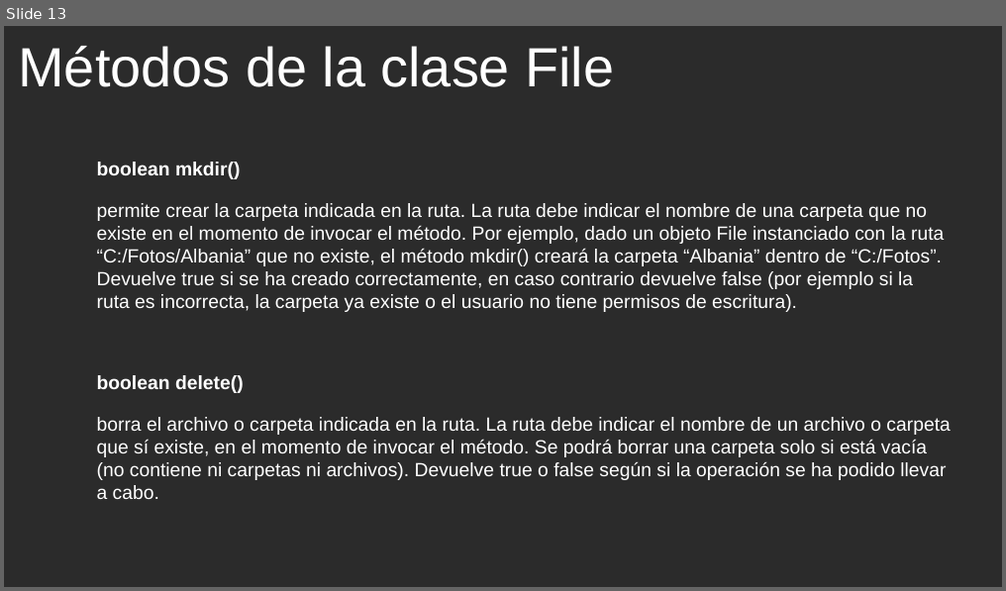
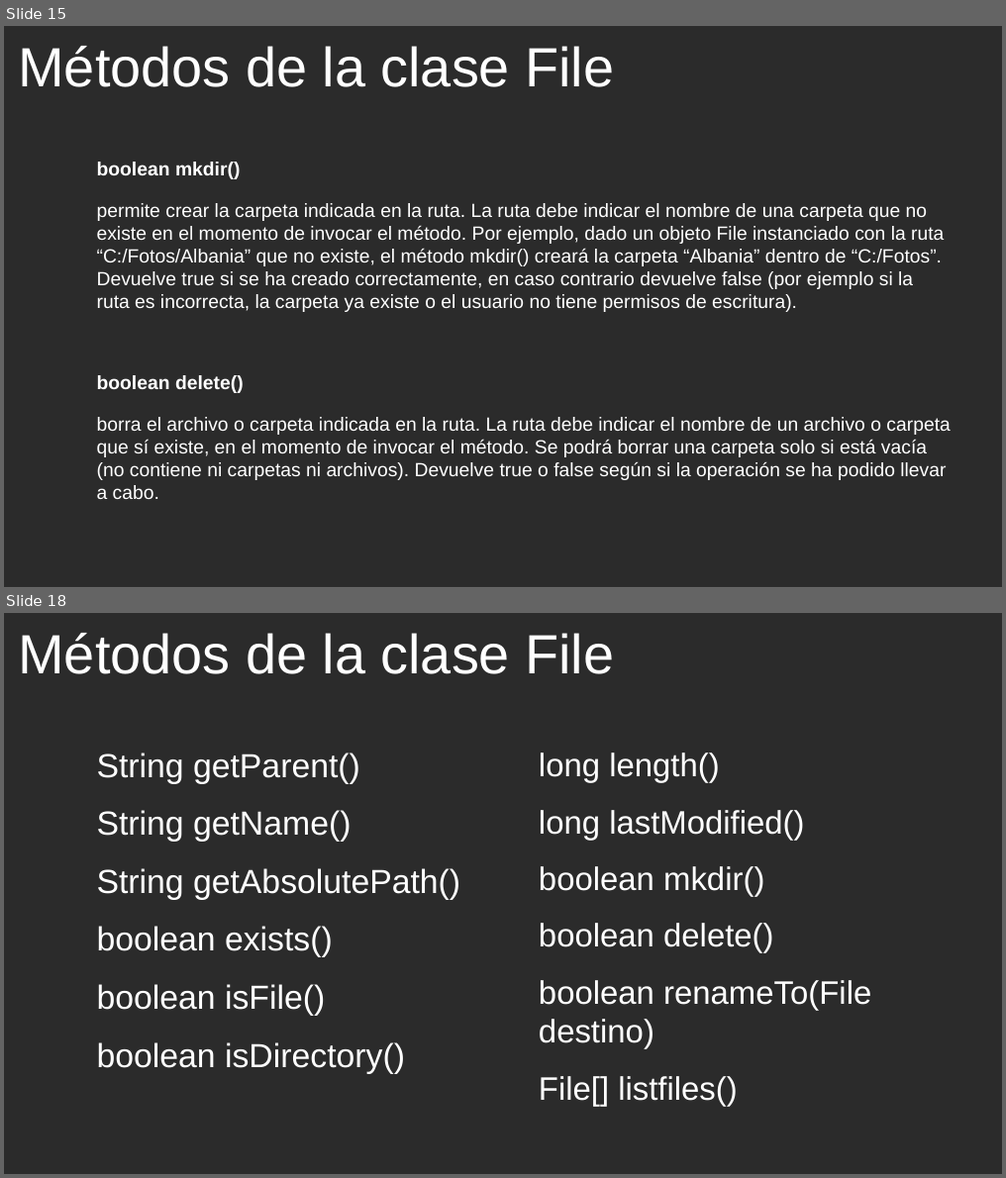
Before and after one commit to cmorenoruiz/ApuntesProgramacion, a slide deck: Unidad 11 Ficheros/Clase Files Presentación para clase.odp. Shown one above the other, each under a label of ours: slide 13 before the commit, slides 15 and 18 after it; the slides between them are not shown. The pictures are 1006x591 and 1006x1178 pixels, drawn with LibreOffice and Linux fonts; fonts in the diff are those of the drawing; background and template pictures are left out; a plain dark background stands for a picture behind light text. Boxes give left, top, right and bottom in pixels: in the first picture for what was removed or moved away, otherwise in the second. Text is boxed around its words. In the diff, an @@ line names an element or a change of style, - is before the commit and + after.

```diff
--- a/Unidad 11 Ficheros/Clase Files Presentación para clase.odp
+++ b/Unidad 11 Ficheros/Clase Files Presentación para clase.odp
@@ slide 18 added at box(4, 613, 1002, 1174), background picture (left out) @@
@@ title added at box(18, 633, 614, 674), 44 pt, text #FFFFFF @@
+Métodos de la clase File
@@ text added at box(97, 753, 460, 1073), 26.6 pt, text #FFFFFF @@
+String getParent()
+String getName()
+String getAbsolutePath()
+boolean exists()
+boolean isFile()
+boolean isDirectory()
@@ text added at box(539, 753, 871, 1107), 25.9 pt, text #FFFFFF @@
+long length()
+long lastModified()
+boolean mkdir()
+boolean delete()
+boolean renameTo(File destino)
+File[] listfiles()
@@ what was slide 13 is now slide 15 @@
```
Also in this commit, not shown: 3 slides changed, 4 other slides added, 1 slide removed.
